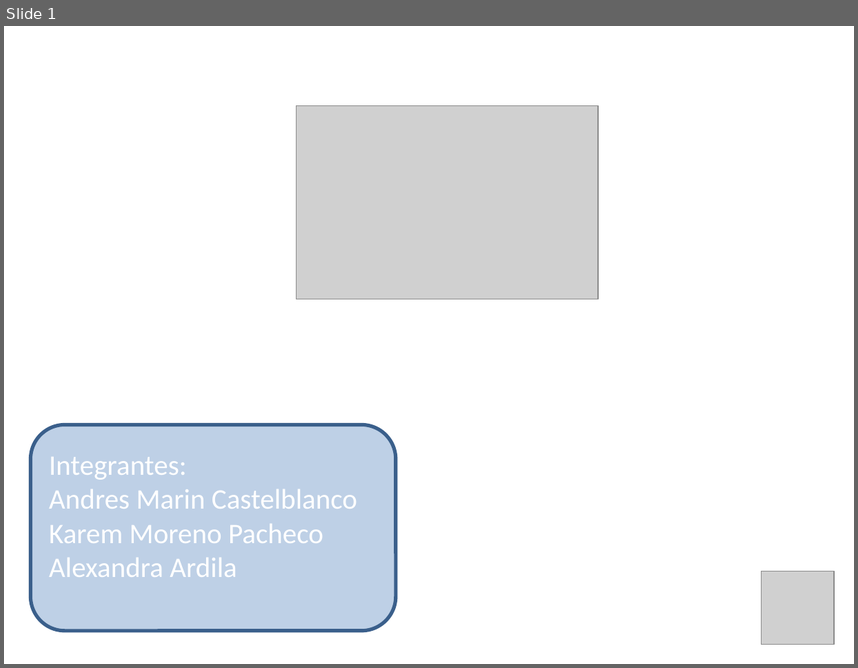
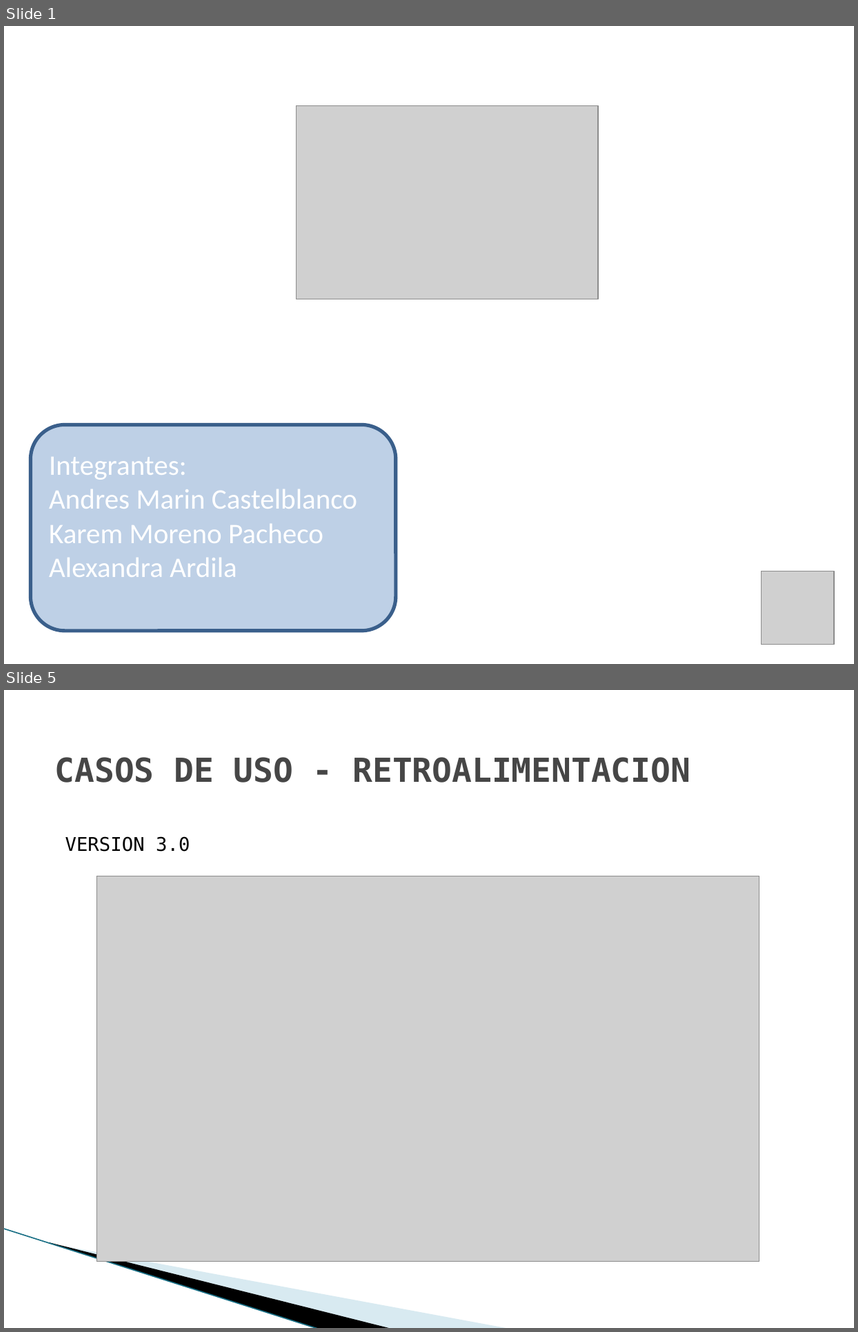
Before and after one commit to gtjemwa/ka2-proyect, a slide deck: Presentación Skysolution entrega 1.pptx. Shown one above the other, each under a label of ours: slide 1 before the commit, slides 1 and 5 after it; the slides between them are not shown. The pictures are 858x668 and 858x1332 pixels, drawn with LibreOffice and Linux fonts; fonts in the diff are those of the drawing; grey boxes stand for pictures; background and template pictures are left out. Boxes give left, top, right and bottom in pixels: in the first picture for what was removed or moved away, otherwise in the second. Text is boxed around its words. In the diff, an @@ line names an element or a change of style, - is before the commit and + after.

```diff
--- a/Presentación Skysolution entrega 1.pptx
+++ b/Presentación Skysolution entrega 1.pptx
@@ slide 5 added at <box>4,690,854,1328</box>, background #FFFFFF @@
@@ title added at <box>55,757,691,782</box>, 28 pt, text #464646, bold @@
+CASOS DE USO - RETROALIMENTACION
@@ text added at <box>65,836,190,851</box>, 16 pt, text #000000 @@
+VERSION 3.0
@@ picture added at <box>96,876,759,1261</box> @@
@@ freeform shape added at <box>70,1155,424,1290</box>, fill #A0CBDC at 40% opacity @@
@@ freeform shape added at <box>4,1228,352,1306</box>, fill #000000 @@
@@ line added from (4, 1228) to (319, 1328), #97C5D8 0.95 pt @@
```
Also in this commit, not shown: 2 slides changed, 10 other slides added, 6 slides removed, 3 other files.
